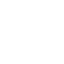
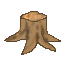
Comparing the layer stacks of the two w=64, h=64 images. Changes:
added layer "Layer 23" above "Layer 21" over [4, 11, 61, 55]
